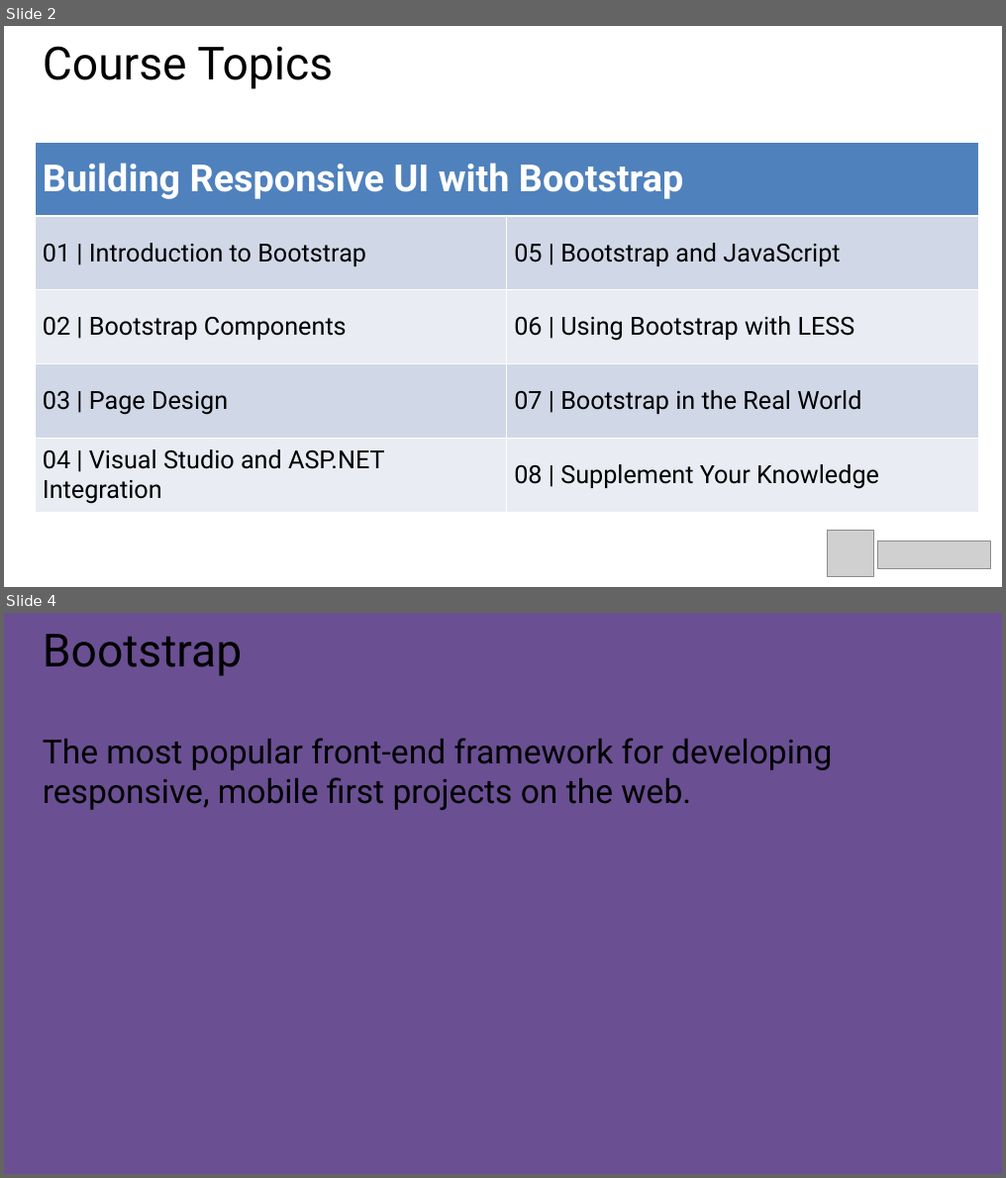
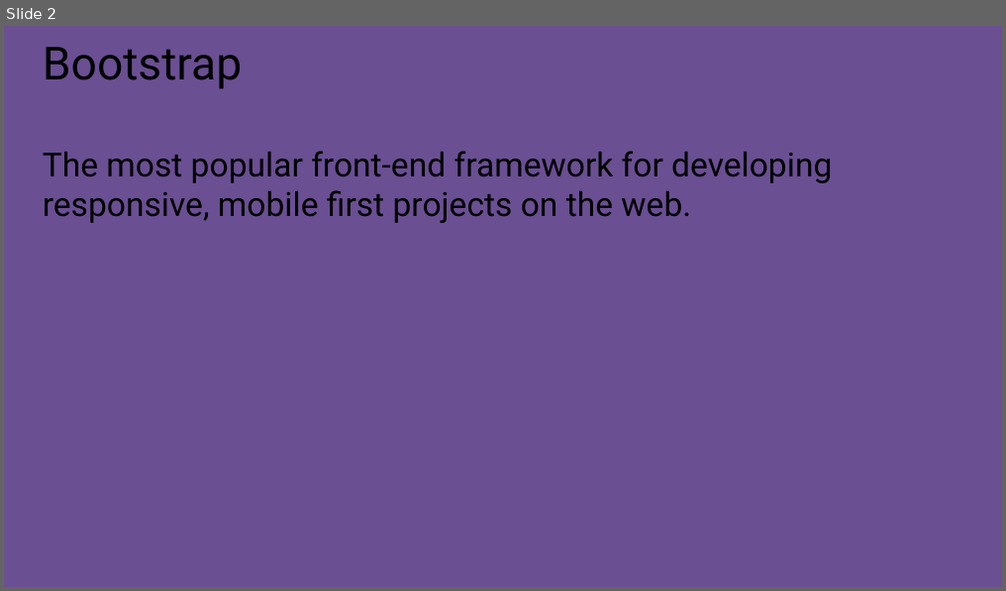
Before and after one commit to zmy/Bootstrap-edX, a slide deck: Slides/Week 1 - Part 1 - Introduction to Bootstrap.pptx. Shown one above the other, each under a label of ours: slides 2 and 4 before the commit, slide 2 after it; the slides between them are not shown. The pictures are 1006x1178 and 1006x591 pixels, drawn with LibreOffice and Linux fonts; fonts in the diff are those of the drawing; grey boxes stand for pictures; background and template pictures are left out. Boxes give left, top, right and bottom in pixels: in the first picture for what was removed or moved away, otherwise in the second. Text is boxed around its words. In the diff, an @@ line names an element or a change of style, - is before the commit and + after.

```diff
--- a/Slides/Week 1 - Part 1 - Introduction to Bootstrap.pptx
+++ b/Slides/Week 1 - Part 1 - Introduction to Bootstrap.pptx
@@ slide 2 removed at [4, 26, 1002, 587], background #FFFFFF @@
@@ title removed at [43, 46, 333, 89] @@
-Course Topics
@@ table removed at [35, 142, 978, 513], 5 rows, 2 columns @@
-Building Responsive UI with Bootstrap | 
-01 | Introduction to Bootstrap | 05 | Bootstrap and JavaScript
-02 | Bootstrap Components | 06 | Using Bootstrap with LESS
-03 | Page Design | 07 | Bootstrap in the Real World
-04 | Visual Studio and ASP.NET Integration | 08 | Supplement Your Knowledge
@@ picture removed at [828, 531, 874, 577] @@
@@ picture removed at [877, 542, 991, 570] @@
@@ what was slide 4 is now slide 2 @@
```
Also in this commit, not shown: 1 slide changed, 1 other slide removed.
